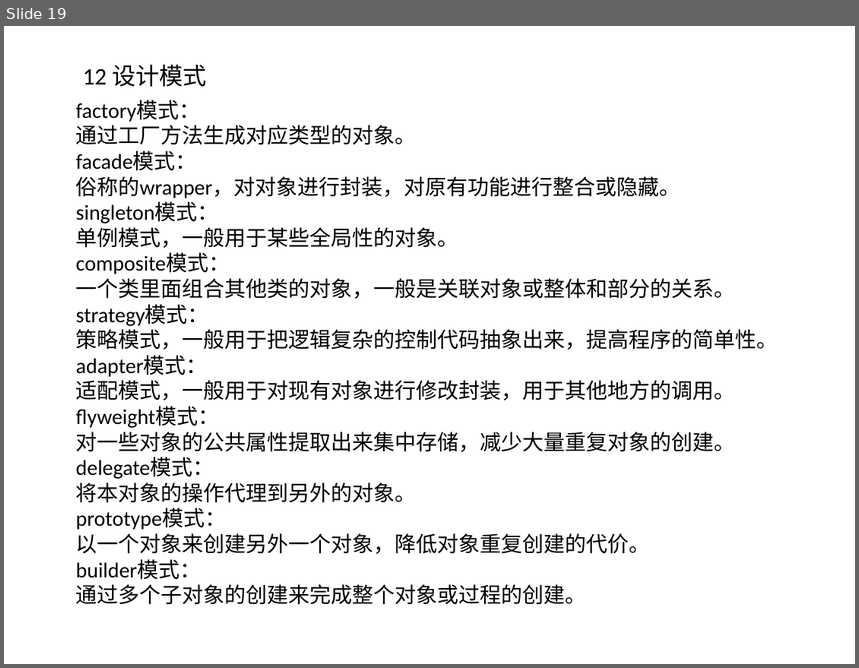
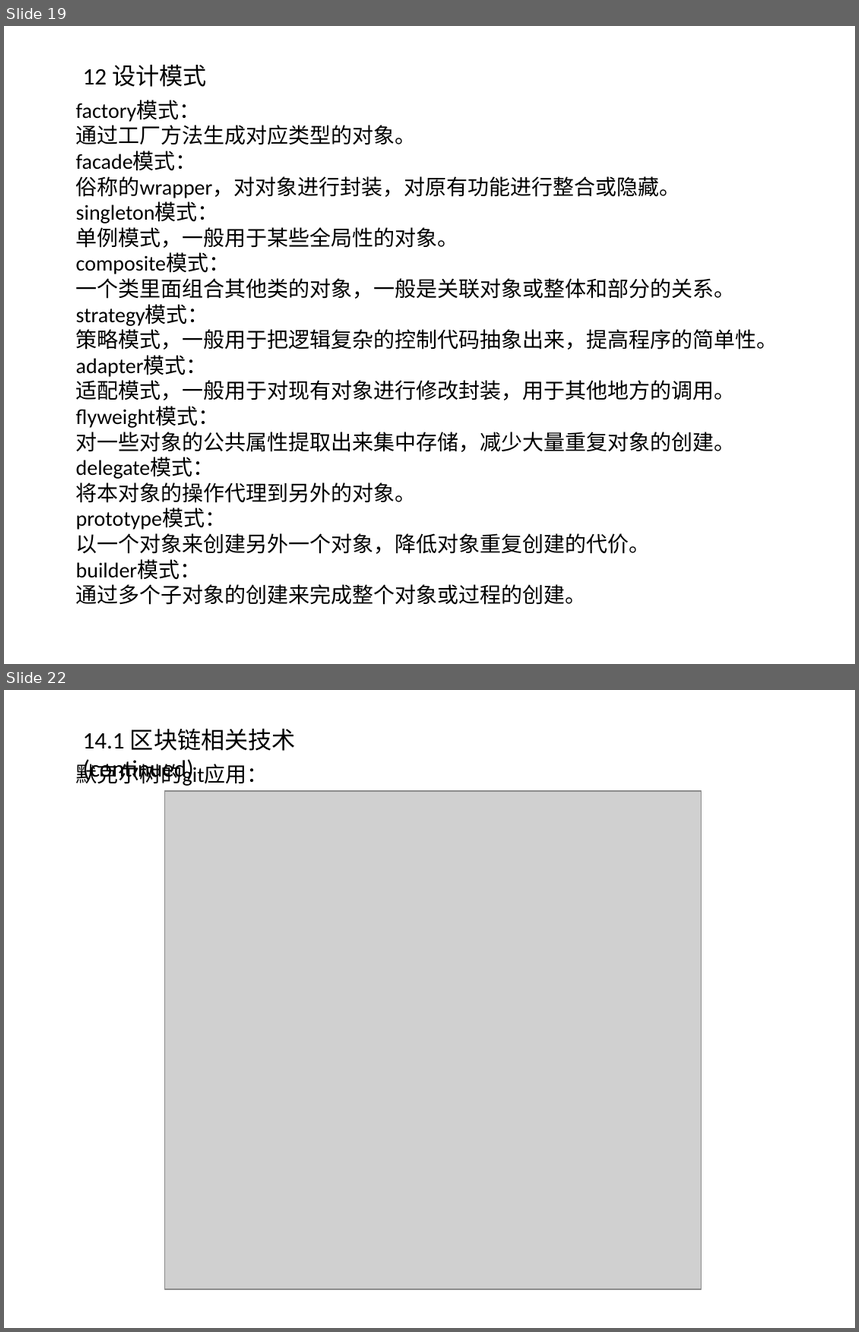
Before and after one commit to willkk/go, a slide deck: algos_summary.pptx. Shown one above the other, each under a label of ours: slide 19 before the commit, slides 19 and 22 after it; the slides between them are not shown. The pictures are 859x668 and 859x1332 pixels, drawn with LibreOffice and Linux fonts; fonts in the diff are those of the drawing; grey boxes stand for pictures. Boxes give left, top, right and bottom in pixels: in the first picture for what was removed or moved away, otherwise in the second. Text is boxed around its words. In the diff, an @@ line names an element or a change of style, - is before the commit and + after.

```diff
--- a/algos_summary.pptx
+++ b/algos_summary.pptx
@@ slide 22 added at (4, 690, 855, 1328), background #FFFFFF @@
@@ text added at (83, 729, 296, 751), 20 pt, text #000000 @@
+14.1 区块链相关技术(continued)
@@ text added at (76, 761, 268, 786), 18 pt, text #000000 @@
+默克尔树的git应用：
@@ picture added at (165, 791, 701, 1290) @@
```
Also in this commit, not shown: 1 slide changed, 4 other slides added, 1 other file.
